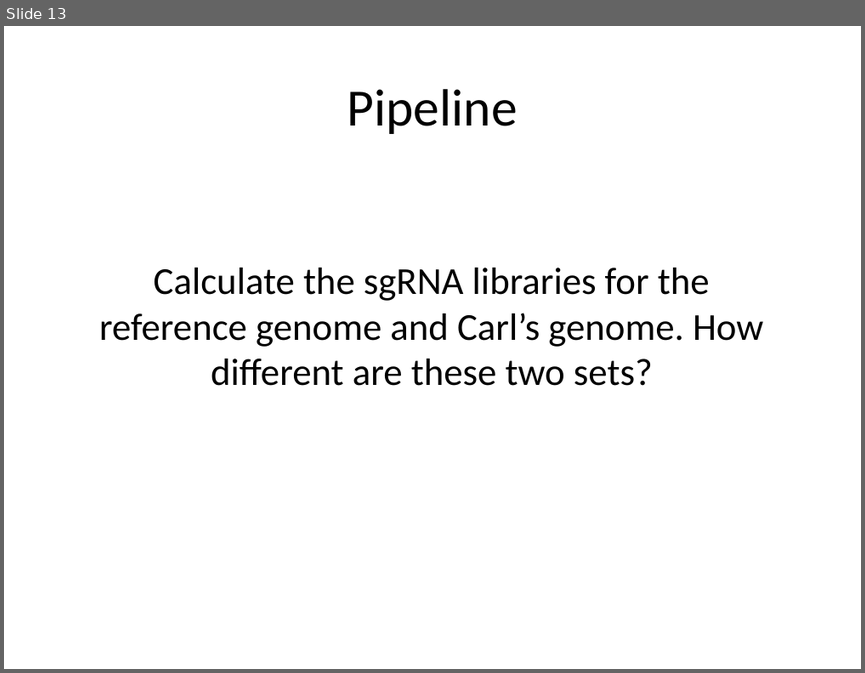
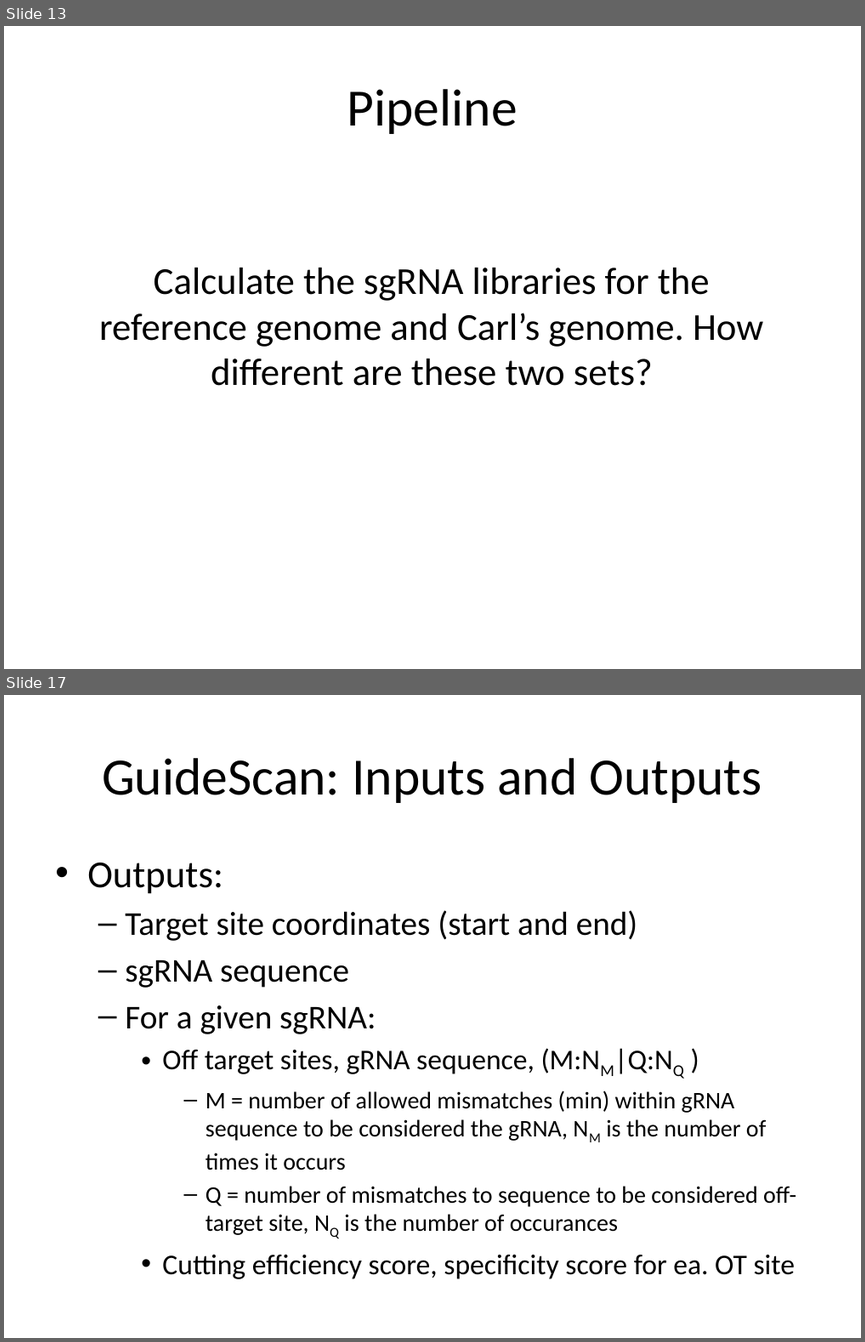
Before and after one commit to CBB752Spring2017/final-project-2-2-team2-team-2-2-2, a slide deck: Presentation - 2.2.pptx. Shown one above the other, each under a label of ours: slide 13 before the commit, slides 13 and 17 after it; the slides between them are not shown. The pictures are 865x673 and 865x1342 pixels, drawn with LibreOffice and Linux fonts; fonts in the diff are those of the drawing. Boxes give left, top, right and bottom in pixels: in the first picture for what was removed or moved away, otherwise in the second. Text is boxed around its words. In the diff, an @@ line names an element or a change of style, - is before the commit and + after.

```diff
--- a/Presentation - 2.2.pptx
+++ b/Presentation - 2.2.pptx
@@ slide 17 added at [4, 695, 861, 1338], background #FFFFFF @@
@@ title added at [102, 758, 761, 803], 44 pt, text #000000 @@
+GuideScan: Inputs and Outputs
@@ text added at [87, 862, 796, 1279], 20 pt, text #000000 @@
+• Outputs:
+  – Target site coordinates (start and end)
+  – sgRNA sequence
+  – For a given sgRNA:
+    • Off target sites, gRNA sequence, (M:NM|Q:NQ )
+      – M = number of allowed mismatches (min) within gRNA sequence to be considered the gRNA, NM is the number of times it occurs
+      – Q = number of mismatches to sequence to be considered off-target site, NQ is the number of occurances
+    • Cutting efficiency score, specificity score for ea. OT site
```
Also in this commit, not shown: 7 other slides added.
